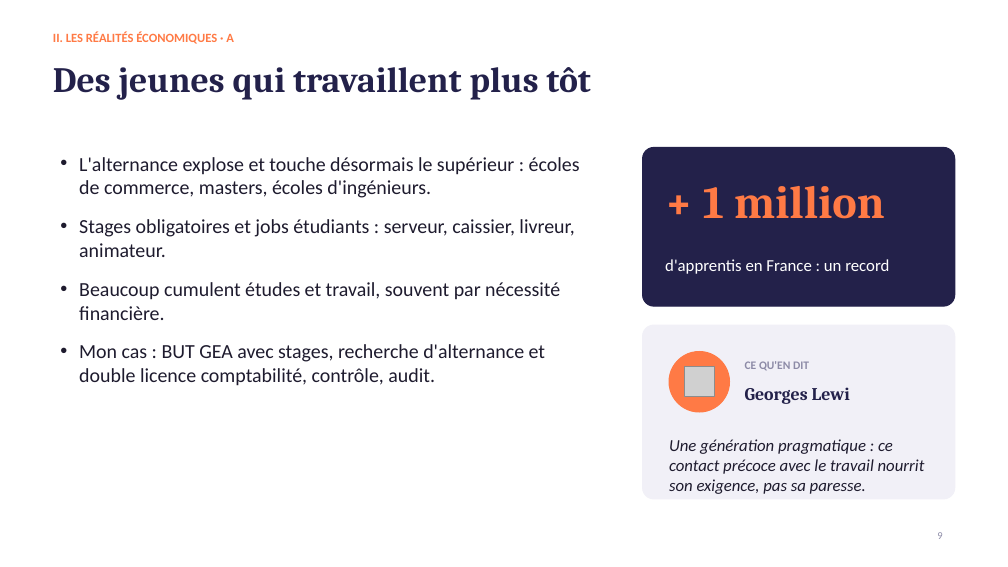
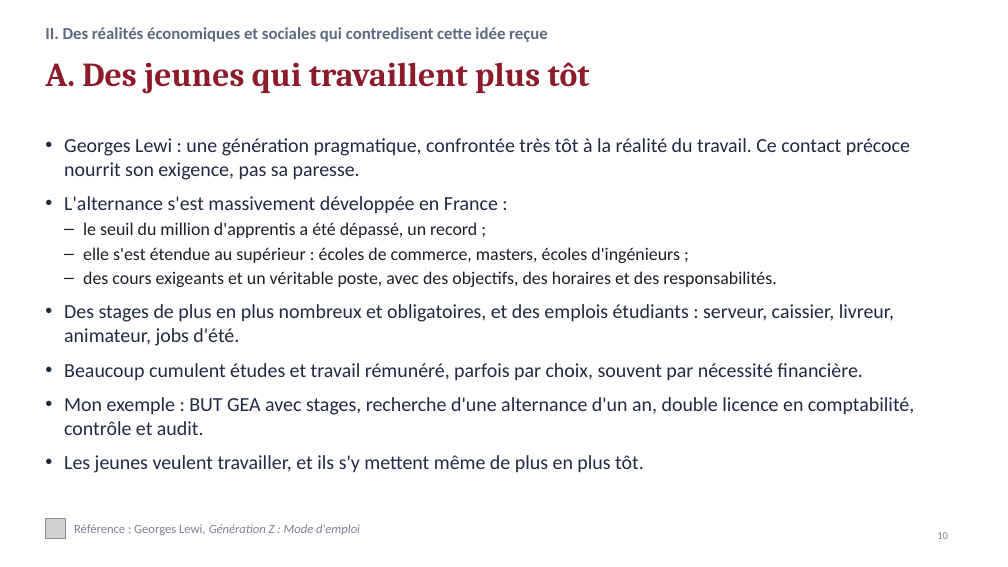
Before and after one commit to LibertadIA/main, a slide deck: slide 10 of Oral_Les_jeunes_et_le_travail.pptx (slide 9 before the commit). Drawn at 1008x567 pixels with LibreOffice and Linux fonts; fonts in the diff are those of the drawing; grey boxes stand for pictures. Boxes give left, top, right and bottom in pixels: in the first picture for what was removed or moved away, otherwise in the second. Text is boxed around its words. In the diff, an @@ line names an element or a change of style, - is before the commit and + after.

```diff
--- a/Oral_Les_jeunes_et_le_travail.pptx
+++ b/Oral_Les_jeunes_et_le_travail.pptx
@@ text at [45, 27, 548, 42]: text changed; size 12 to 16 pt; text colour #FF7A45 to #5B6B82 @@
-II. LES RÉALITÉS ÉCONOMIQUES · A
+II. Des réalités économiques et sociales qui contredisent cette idée reçue
@@ title at [45, 62, 590, 94]: text changed; size 34 to 32 pt; text colour #23214A to #8C1C2B @@
-Des jeunes qui travaillent plus tôt
+A. Des jeunes qui travaillent plus tôt
@@ text at [64, 138, 914, 473]: text changed; text colour #1E1B2E to #1F2A44 @@
-• L'alternance explose et touche désormais le supérieur : écoles de commerce, masters, écoles d'ingénieurs.
-• Stages obligatoires et jobs étudiants : serveur, caissier, livreur, animateur.
-• Beaucoup cumulent études et travail, souvent par nécessité financière.
-• Mon cas : BUT GEA avec stages, recherche d'alternance et double licence comptabilité, contrôle, audit.
+• Georges Lewi : une génération pragmatique, confrontée très tôt à la réalité du travail. Ce contact précoce nourrit son exigence, pas sa paresse.
+• L'alternance s'est massivement développée en France :
+  – le seuil du million d'apprentis a été dépassé, un record ;
+  – elle s'est étendue au supérieur : écoles de commerce, masters, écoles d'ingénieurs ;
+  – des cours exigeants et un véritable poste, avec des objectifs, des horaires et des responsabilités.
+• Des stages de plus en plus nombreux et obligatoires, et des emplois étudiants : serveur, caissier, livreur, animateur, jobs d'été.
+• Beaucoup cumulent études et travail rémunéré, parfois par choix, souvent par nécessité financière.
+• Mon exemple : BUT GEA avec stages, recherche d'une alternance d'un an, double licence en comptabilité, contrôle et audit.
+• Les jeunes veulent travailler, et ils s'y mettent même de plus en plus tôt.
@@ rounded rectangle removed at [643, 147, 955, 306] @@
@@ text removed at [703, 186, 885, 219] @@
-+ 1 million
@@ text removed at [665, 259, 889, 274] @@
-d'apprentis en France : un record
@@ rounded rectangle removed at [643, 325, 955, 499] @@
@@ ellipse removed at [669, 352, 730, 412] @@
@@ picture removed at [684, 367, 715, 397] @@
@@ text removed at [745, 361, 809, 371] @@
-CE QU'EN DIT
@@ text removed at [745, 387, 850, 404] @@
-Georges Lewi
@@ text removed at [669, 439, 925, 494] @@
-Une génération pragmatique : ce contact précoce avec le travail nourrit son exigence, pas sa paresse.
@@ picture added at [45, 519, 65, 538] @@
@@ text added at [74, 524, 360, 535], 12 pt, text #7A8193, italic @@
+Référence : Georges Lewi, Génération Z : Mode d'emploi
@@ page number at [937, 532, 948, 539]: text changed; text colour #8D8BA7 to #7A8193 @@
-9
+10
```
Also in this commit, not shown: 9 other slides changed, 9 slides added, 6 slides removed.
